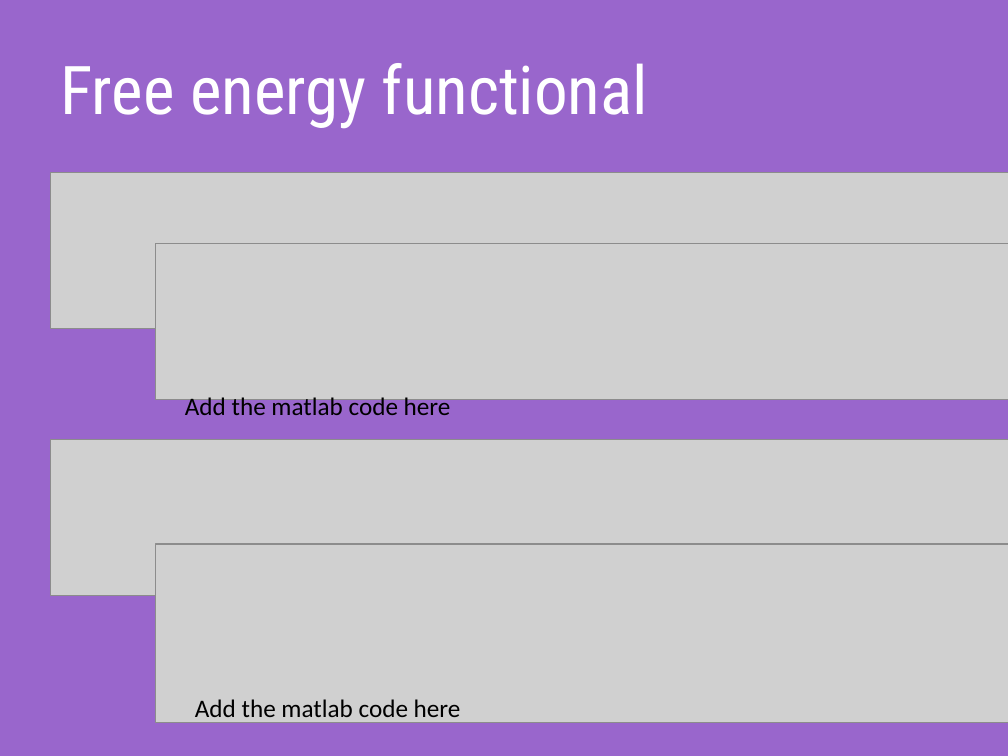
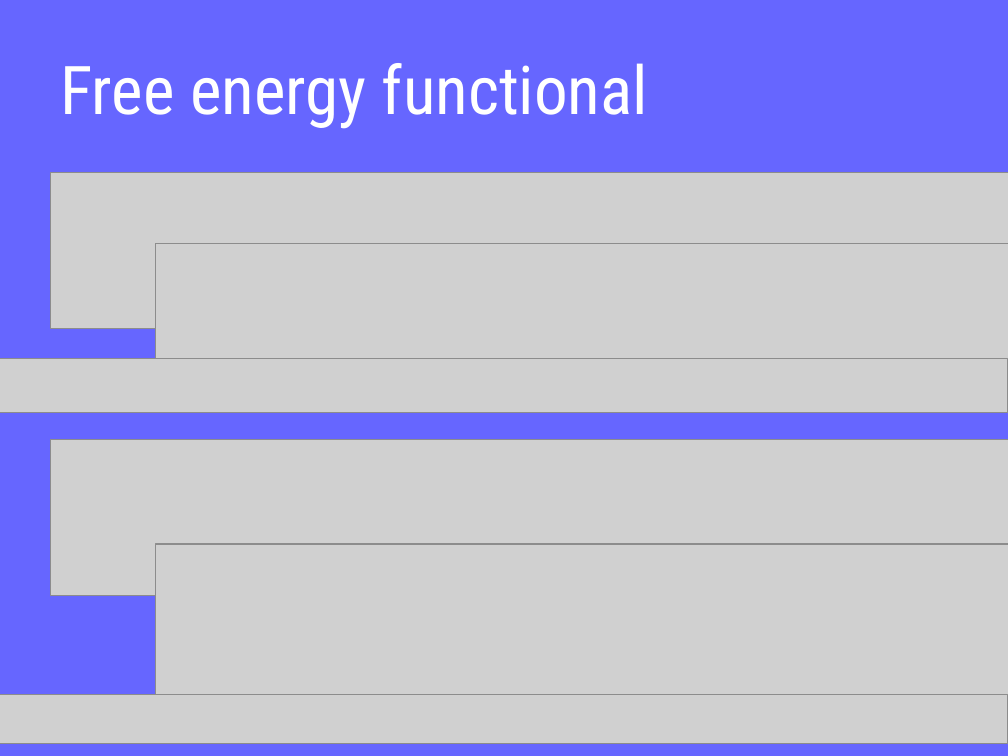
Before and after one commit to saeepaliwal/CPC_FreeEnergy, a slide deck: slide 5 of CPC_presentation.pptx. Drawn at 1008x756 pixels with LibreOffice and Linux fonts; fonts in the diff are those of the drawing; grey boxes stand for pictures. Boxes give left, top, right and bottom in pixels: in the first picture for what was removed or moved away, otherwise in the second. Text is boxed around its words. In the diff, an @@ line names an element or a change of style, - is before the commit and + after.

Commit message:
Update to presentation, free energy functional

```diff
--- a/CPC_presentation.pptx
+++ b/CPC_presentation.pptx
@@ background #9966CC to #6666FF @@
@@ picture added at (0, 359, 1008, 412) @@
@@ text removed at (185, 395, 451, 415) @@
-Add the matlab code here
@@ picture added at (0, 695, 1008, 743) @@
@@ text removed at (195, 699, 461, 723) @@
-Add the matlab code here
```
Also in this commit, not shown: 4 other slides changed, 2 slides added, 1 slide removed, 1 other file.
